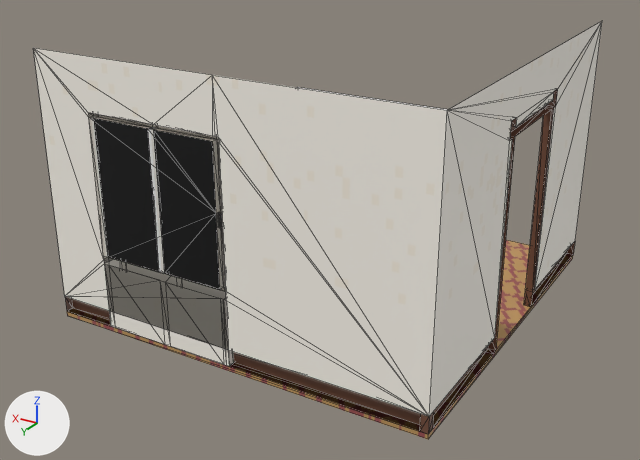
The glTF model pages/assets/gltf/pixel_room.glb as it was, and as the next commit left it.
Before and after are seen from a 50 mm camera at (-4.34, 7.59, 4.36) aimed at (0.0, 0.35, 0.74). The axes (+X, +Y, +Z) are drawn at lower left. The lights are the same throughout. Mesh edges are drawn as thin lines. Where no turn or scale is listed for an object, it has been applied to the vertices. Vertices at the same position are counted once.

Objects in the first picture: 'BackWall', 'Floor', 'SideWall'.
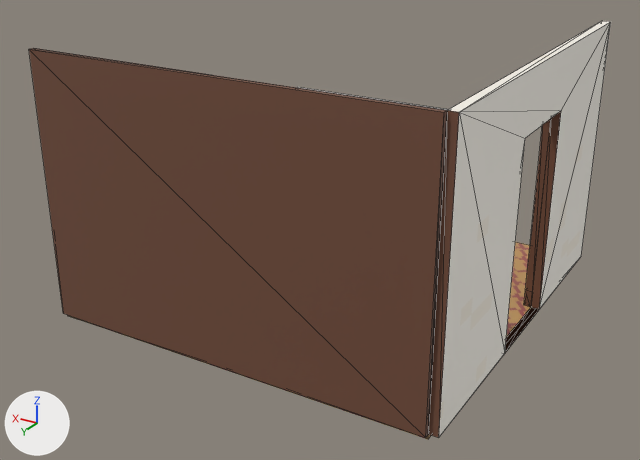
Boxes [x1, y1, x2, y2] around the edits, measured in the pictures (640 x 460 px):
'BackWall', reshaped
    before: [33, 48, 447, 434]
    after: [29, 48, 447, 438]
'SideWall', reshaped
    before: [420, 21, 602, 434]
    after: [428, 21, 611, 438]
part 1 of me_cube_002, added (brown)
    after: [29, 48, 447, 438]
part 2 of me_cube_003, added
    after: [428, 21, 611, 438]
'Floor', unchanged, covered by the edit
    before: [67, 240, 573, 439]
    after: [67, 242, 531, 439]

Patch to the scene script:
```diff
--- a/pages/assets/gltf/pixel_room.glb.py
+++ b/pages/assets/gltf/pixel_room.glb.py
@@ me_cube_002 @@
 # used by ob_backwall; location = (0.0, 2.025, 1.35)
-me_cube_002.from_pydata(...)  # 126 vertices, 247 faces; spans x -2.03..2.03, y -0.23..0.0, z -1.35..1.35
+me_cube_002.from_pydata(...)  # 130 vertices, 257 faces; spans x -2.03..2.03, y -0.23..0.05, z -1.35..1.35
+# me_cube_002 part 1
+# 4 vertices are added at (2.03, 0.05, -1.35), (2.03, 0.05, 1.35), (-2.03, 0.05, -1.35), (-2.03, 0.05, 1.35)
+# 10 new faces join them
 me_cube_002.materials.append(mat_material_001)
@@ me_cube_003 @@
 # used by ob_sidewall; location = (-2.025, 0.0, 1.35)
-me_cube_003.from_pydata(...)  # 58 vertices, 97 faces; spans x 0.0..0.08, y -2.03..2.03, z -1.35..1.35
+me_cube_003.from_pydata(...)  # 66 vertices, 119 faces; spans x -0.09..0.08, y -2.03..2.03, z -1.35..1.35
+# me_cube_003 part 2
+# 8 new vertices lie (-0.09, 0.0, 0.0) away from vertices in x 0.0, y -2.03..2.03, z -1.35..1.35
+# 22 new faces join them
 me_cube_003.materials.append(mat_sidewall)
```
